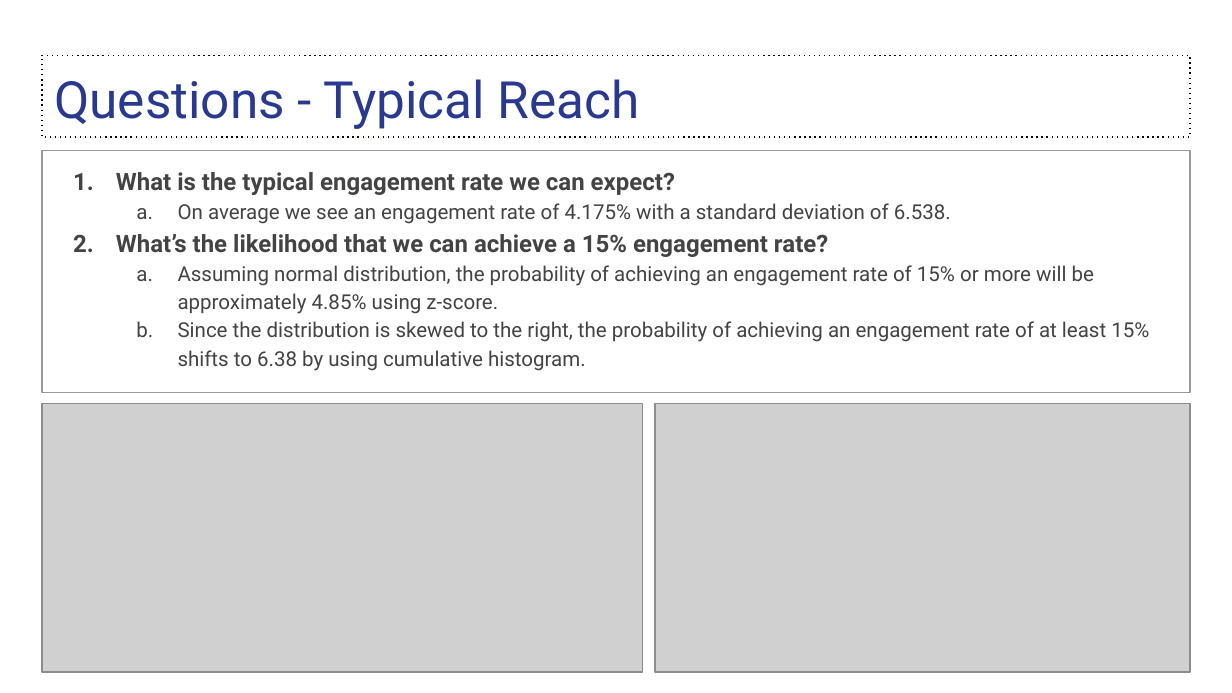
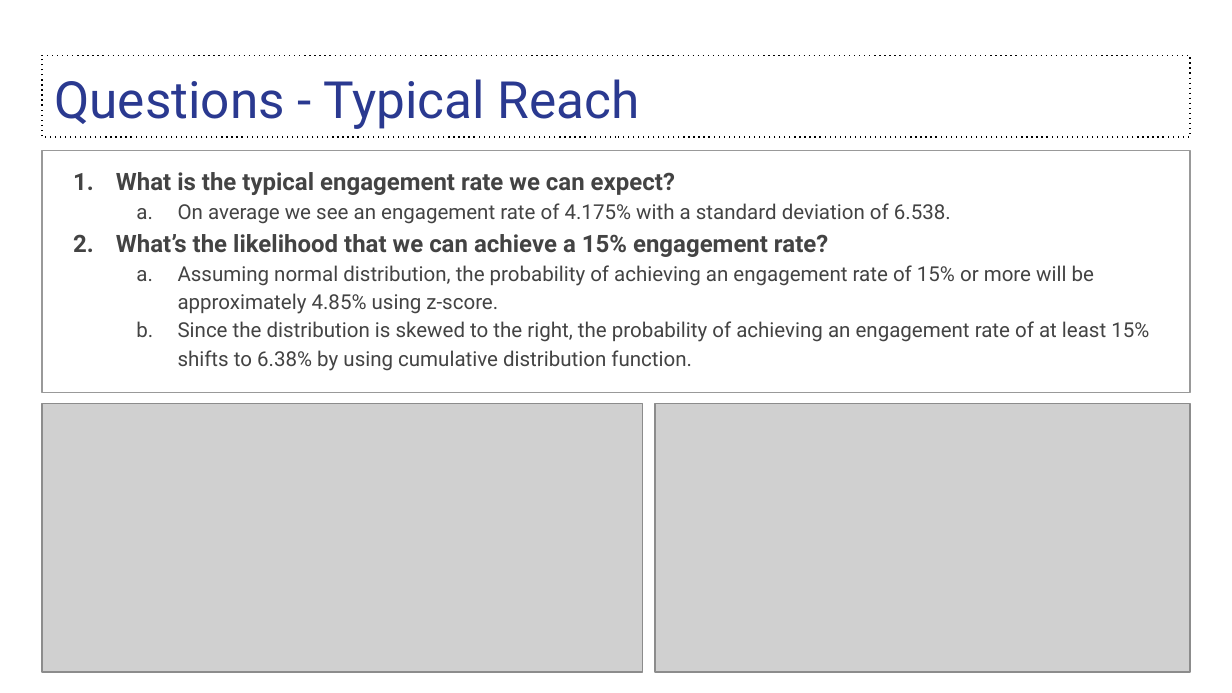
Before and after one commit to sidthakur08/EGxGeniusLeague, a slide deck: slide 6 of DA/EG Data Analysis Assessment .pptx. Drawn at 1232x693 pixels with LibreOffice and Linux fonts; fonts in the diff are those of the drawing; grey boxes stand for pictures. Boxes give left, top, right and bottom in pixels: in the first picture for what was removed or moved away, otherwise in the second. Text is boxed around its words. In the diff, an @@ line names an element or a change of style, - is before the commit and + after.

```diff
--- a/DA/EG Data Analysis Assessment .pptx
+++ b/DA/EG Data Analysis Assessment .pptx
@@ text at (x1=178, y1=321, x2=1149, y2=371): text changed @@
-  b. Since the distribution is skewed to the right, the probability of achieving an engagement rate of at least 15% shifts to 6.38 by using cumulative histogram.
+  b. Since the distribution is skewed to the right, the probability of achieving an engagement rate of at least 15% shifts to 6.38% by using cumulative distribution function.
```
Also in this commit, not shown: 4 other slides changed, 1 other file.
